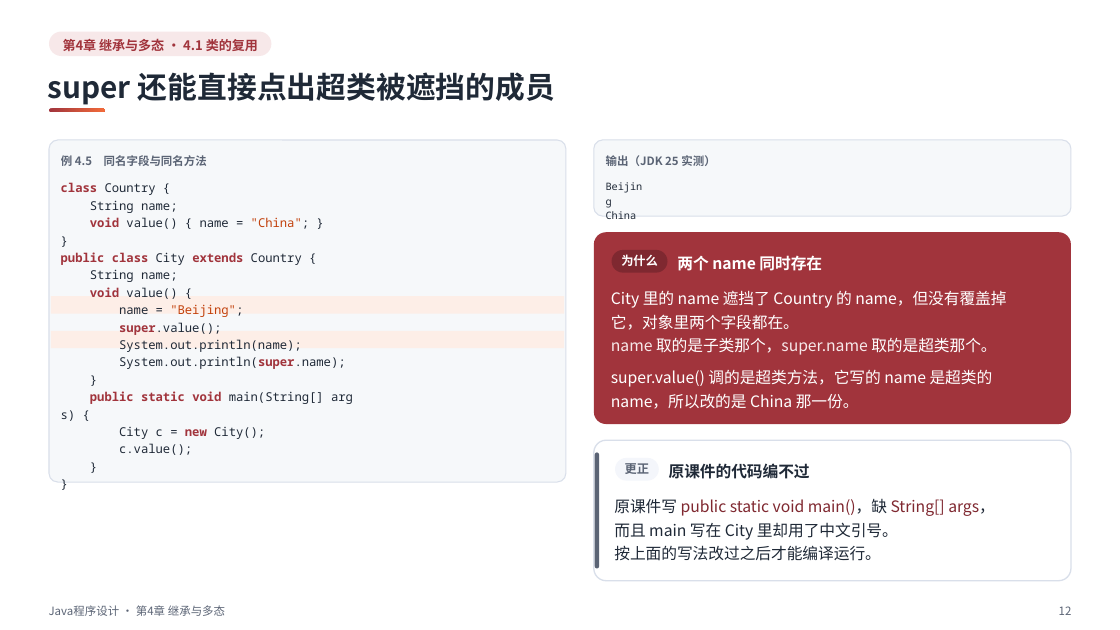
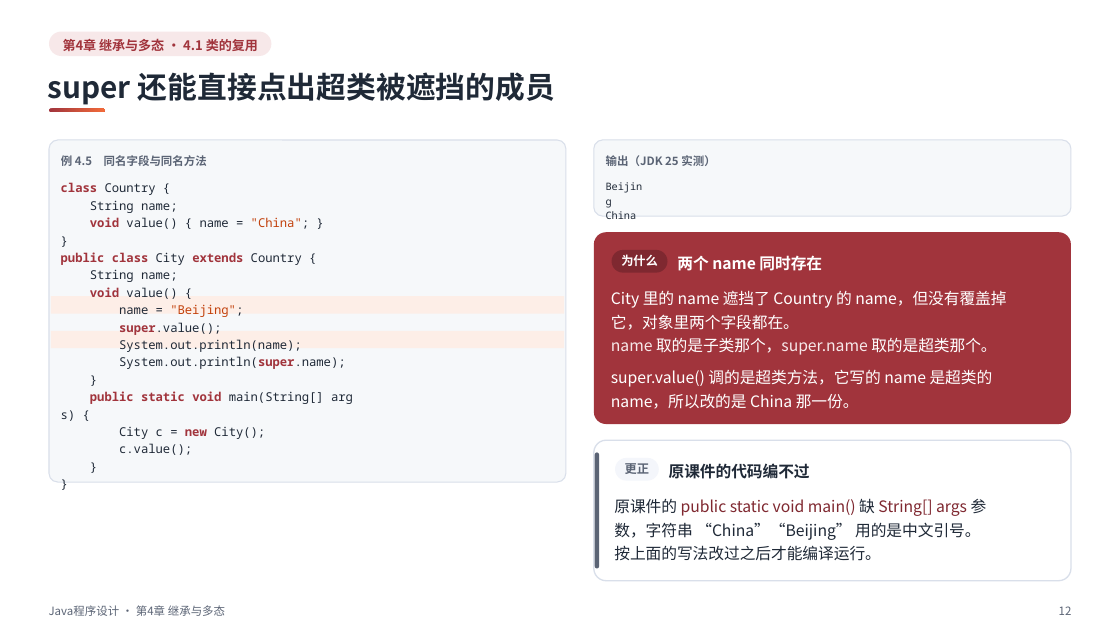
Before and after one commit to sweetcornna/JLU-remake, a slide deck: slide 12 of 大二下/Java程序设计/重制版PPT/第4章 继承与多态（重制版）.pptx. Drawn at 1120x630 pixels with LibreOffice and Linux fonts; fonts in the diff are those of the drawing. Boxes give left, top, right and bottom in pixels: in the first picture for what was removed or moved away, otherwise in the second. Text is boxed around its words. In the diff, an @@ line names an element or a change of style, - is before the commit and + after.

Commit message:
Java程序设计第4章 继承与多态逐页复核
57 页逐页看过，讲义里的代码在 JDK 21 和 25 上编译运行过。按实测改了五处写错的输出和类名，补回原课件漏收的例 4.29（匿名内部类做工厂），更正了不重写 toString 时输出内存地址的说法：@ 后面是 hashCode 的十六进制。第 4、6、41 页补了空白。

```diff
--- a/大二下/Java程序设计/重制版PPT/第4章 继承与多态（重制版）.pptx
+++ b/大二下/Java程序设计/重制版PPT/第4章 继承与多态（重制版）.pptx
@@ text at (x1=614, y1=498, x2=987, y2=540): text changed; text colour #7F2830 to #1F2937 @@
-原课件写 public static void main()，缺 String[] args，
-而且 main 写在 City 里却用了中文引号。
+原课件的 public static void main() 缺 String[] args 参
+数，字符串 “China”“Beijing” 用的是中文引号。
```
Also in this commit, not shown: 21 other slides changed, 1 slide added.
